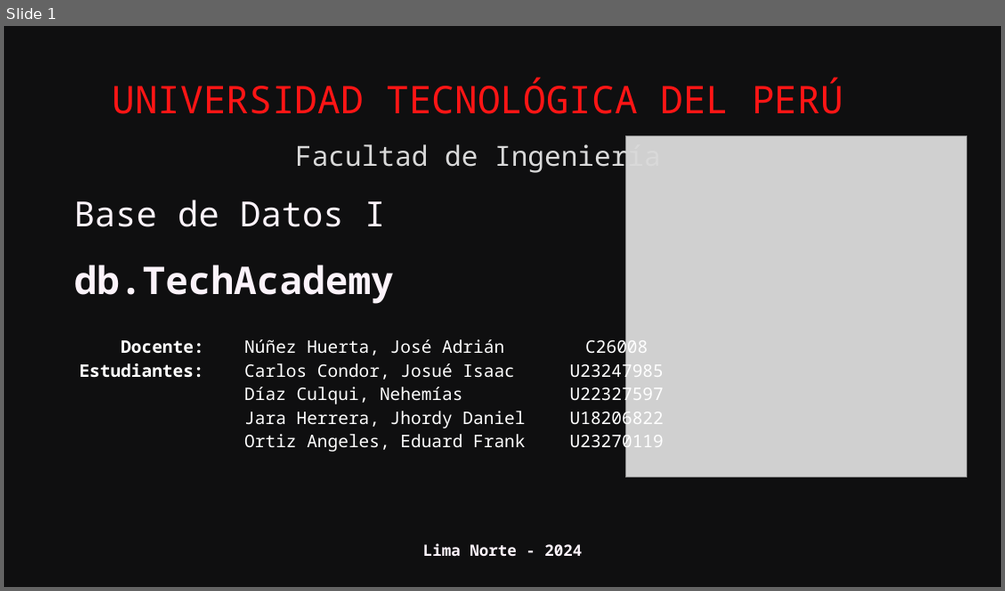
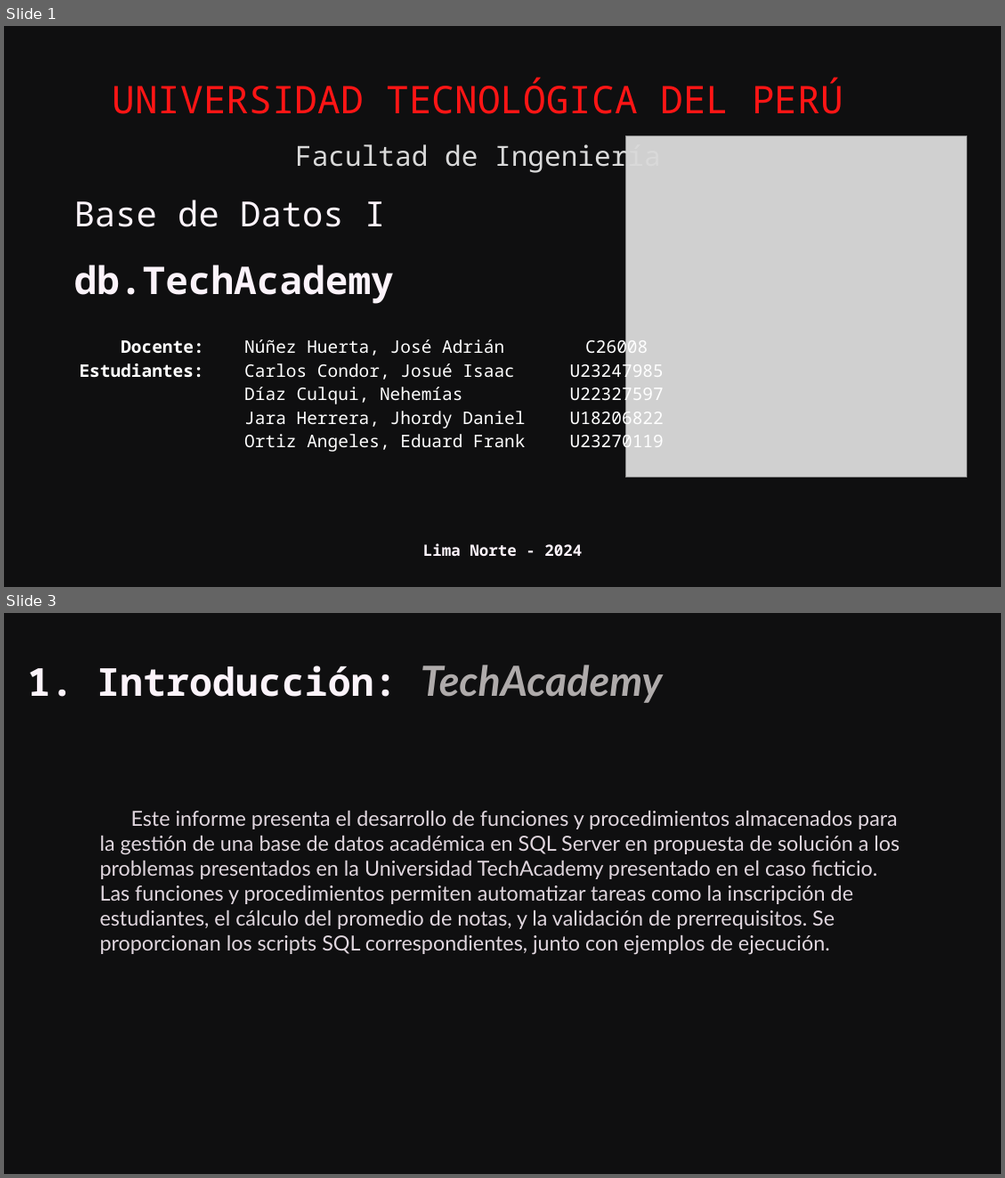
Before and after one commit to E-specter/Proyect-Database_I, a slide deck: BD.Proyect-Presentation.pptx. Shown one above the other, each under a label of ours: slide 1 before the commit, slides 1 and 3 after it; the slides between them are not shown. The pictures are 1005x591 and 1005x1178 pixels, drawn with LibreOffice and Linux fonts; fonts in the diff are those of the drawing; grey boxes stand for pictures; background and template pictures are left out. Boxes give left, top, right and bottom in pixels: in the first picture for what was removed or moved away, otherwise in the second. Text is boxed around its words. In the diff, an @@ line names an element or a change of style, - is before the commit and + after.

```diff
--- a/BD.Proyect-Presentation.pptx
+++ b/BD.Proyect-Presentation.pptx
@@ slide 3 added at [4,613,1001,1174], background #000000; not listed: 1 template element that a slide beside it also shows @@
@@ text added at [27,665,663,703], 44.5 pt, text #FBF3FA, bold @@
+1. Introducción: TechAcademy
@@ text added at [100,811,899,955], 24 pt, text #E0D6DE @@
+Este informe presenta el desarrollo de funciones y procedimientos almacenados para la gestión de una base de datos académica en SQL Server en propuesta de solución a los problemas presentados en la Universidad TechAcademy presentado en el caso ficticio. Las funciones y procedimientos permiten automatizar tareas como la inscripción de estudiantes, el cálculo del promedio de notas, y la validación de prerrequisitos. Se proporcionan los scripts SQL correspondientes, junto con ejemplos de ejecución.
```
Also in this commit, not shown: 1 slide changed, 8 other slides added, 23 slides removed.
